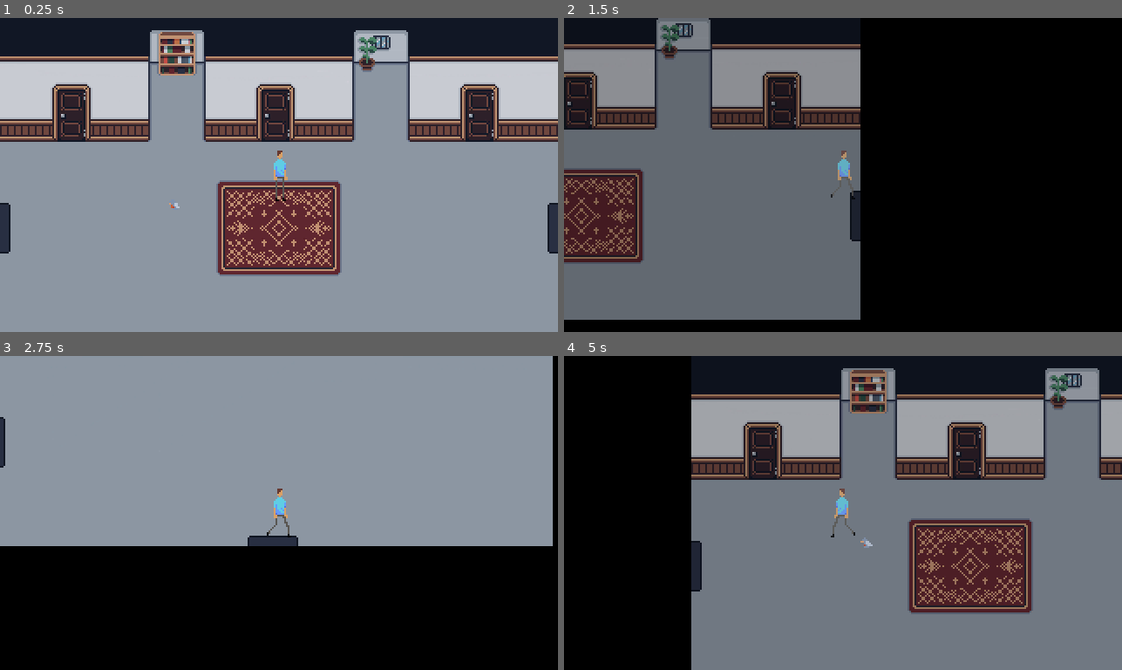
Above: before the commit, frames 1-4 (two rows, left to right).
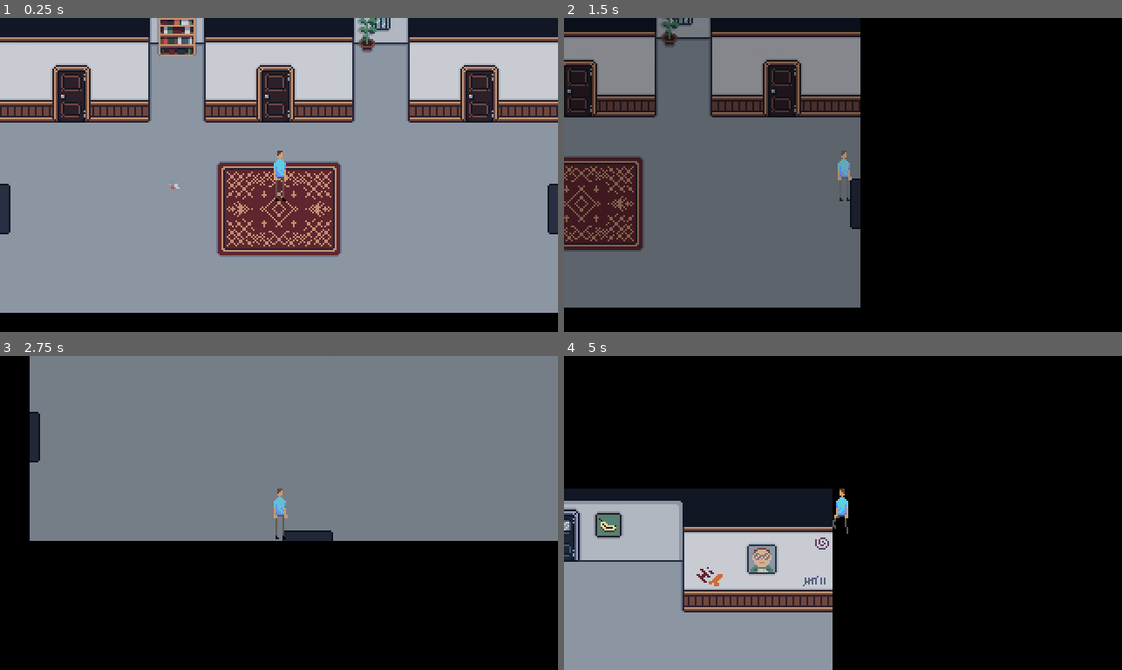
Above: after the commit, the same moments.

Repository: p2lK/Game_Jam
Game: Godot game, scene res://scenes/main.tscn
Two runs of this game, one before a commit and one after it. Both use one fixed random seed, a clock stepped at 60 frames per second and the inputs below.
Inputs:
- Up to frame 1 (0.25 s): no input
- Up to frame 2 (1.5 s): tap Enter at 0.5 s; hold D (right) 0.53-1.28 s; hold S (down) from 1.28 s (still down)
- Up to frame 3 (2.75 s): release S (down) at 2.03 s; hold D (right) from 2.03 s (still down)
- Up to frame 4 (5 s): release D (right) at 2.78 s; hold W (up) 2.78-3.53 s; hold Left (left) from 3.53 s (still down)

The runs differ from the first frame. In frame 1, 32% of the frame differs, in the area x 0-100%, y 0-100%; in frame 2, 12%; in frame 3, 60%; in frame 4, 90%.

Commit message:
idle geändert

Diff:
--- a/Scenes/main.tscn
+++ b/Scenes/main.tscn
@@ -1,11 +1,10 @@
-[gd_scene load_steps=26 format=3 uid="uid://m46lfebhisxf"]
+[gd_scene load_steps=25 format=3 uid="uid://m46lfebhisxf"]
 
 [ext_resource type="Texture2D" uid="uid://cqwi5lj6utbvl" path="res://Sprites/backgrounds/corridor1.png" id="1_8sc0c"]
 [ext_resource type="Script" path="res://scenes/gameplay.gd" id="1_kjmec"]
 [ext_resource type="Script" path="res://scenes/player.gd" id="2_epvge"]
 [ext_resource type="Texture2D" uid="uid://8epa4fkwpnog" path="res://Sprites/backgrounds/corridor2.png" id="2_xkyol"]
 [ext_resource type="Texture2D" uid="uid://4ga8d8olagui" path="res://Sprites/characters/Midas_Lennox_walking.png" id="3_amvyg"]
-[ext_resource type="Texture2D" uid="uid://hg6rttwnmg83" path="res://Sprites/backgrounds/garden.png" id="4_a0tpe"]
 [ext_resource type="PackedScene" uid="uid://db7p8n0ts55xo" path="res://scenes/teleporter.tscn" id="5_nhd1s"]
 [ext_resource type="Texture2D" uid="uid://pltrmj6ulwt" path="res://Sprites/characters/Midas_Lennox.png" id="7_a4vo6"]
 [ext_resource type="PackedScene" uid="uid://1swkh0rxdwxv" path="res://scenes/collectable_item.tscn" id="9_8e650"]
@@ -14,10 +13,6 @@
 [sub_resource type="RectangleShape2D" id="RectangleShape2D_vixo0"]
 size = Vector2(13, 16)
 
-[sub_resource type="AtlasTexture" id="AtlasTexture_wnn4u"]
-atlas = ExtResource("3_amvyg")
-region = Rect2(128, 0, 32, 32)
-
 [sub_resource type="AtlasTexture" id="AtlasTexture_8qmaw"]
 atlas = ExtResource("3_amvyg")
 region = Rect2(0, 0, 32, 32)
@@ -41,9 +36,6 @@
 [sub_resource type="SpriteFrames" id="SpriteFrames_15are"]
 animations = [{
 "frames": [{
-"duration": 1.0,
-"texture": SubResource("AtlasTexture_wnn4u")
-}, {
 "duration": 1.0,
 "texture": ExtResource("7_a4vo6")
 }],
@@ -73,6 +65,7 @@
 }]
 
 [sub_resource type="SegmentShape2D" id="SegmentShape2D_gy7jd"]
+a = Vector2(0, -1)
 b = Vector2(0, 179)
 
 [sub_resource type="RectangleShape2D" id="RectangleShape2D_67d3b"]
@@ -92,6 +85,8 @@
 
 [sub_resource type="RectangleShape2D" id="RectangleShape2D_uhyh1"]
 size = Vector2(148, 35)
+
+[sub_resource type="RectangleShape2D" id="RectangleShape2D_i2wkk"]
 
 [node name="main" type="Node2D"]
 metadata/_edit_horizontal_guides_ = [30.0]
@@ -111,11 +106,6 @@
 scale = Vector2(0.1, 0.1)
 texture = ExtResource("2_xkyol")
 
-[node name="Sprite2D" type="Sprite2D" parent="gameplay/backgrounds"]
-position = Vector2(1073, 4.76837e-07)
-scale = Vector2(0.1, 0.1)
-texture = ExtResource("4_a0tpe")
-
 [node name="player" type="CharacterBody2D" parent="gameplay"]
 script = ExtResource("2_epvge")
 
@@ -129,61 +119,66 @@
 
 [node name="camera" type="Camera2D" parent="gameplay/player"]
 
-[node name="Corridor1" type="StaticBody2D" parent="gameplay"]
-
-[node name="CollisionShape2D" type="CollisionShape2D" parent="gameplay/Corridor1"]
+[node name="Corridor1_collision" type="StaticBody2D" parent="gameplay"]
+
+[node name="CollisionShape2D" type="CollisionShape2D" parent="gameplay/Corridor1_collision"]
 position = Vector2(-159, -89)
 shape = SubResource("SegmentShape2D_gy7jd")
 
-[node name="CollisionShape2D2" type="CollisionShape2D" parent="gameplay/Corridor1"]
+[node name="CollisionShape2D2" type="CollisionShape2D" parent="gameplay/Corridor1_collision"]
 position = Vector2(117.25, -61)
 shape = SubResource("RectangleShape2D_67d3b")
 
-[node name="CollisionShape2D3" type="CollisionShape2D" parent="gameplay/Corridor1"]
+[node name="CollisionShape2D3" type="CollisionShape2D" parent="gameplay/Corridor1_collision"]
 position = Vector2(-117, -60.5)
 shape = SubResource("RectangleShape2D_rr88a")
 
-[node name="CollisionShape2D4" type="CollisionShape2D" parent="gameplay/Corridor1"]
+[node name="CollisionShape2D4" type="CollisionShape2D" parent="gameplay/Corridor1_collision"]
 position = Vector2(0.5, -61)
 shape = SubResource("RectangleShape2D_86awa")
 
-[node name="CollisionShape2D5" type="CollisionShape2D" parent="gameplay/Corridor1"]
-position = Vector2(160, -90)
-shape = SubResource("SegmentShape2D_gy7jd")
-
-[node name="CollisionShape2D6" type="CollisionShape2D" parent="gameplay/Corridor1"]
+[node name="CollisionShape2D5" type="CollisionShape2D" parent="gameplay/Corridor1_collision"]
+position = Vector2(160, -89)
+shape = SubResource("SegmentShape2D_gy7jd")
+
+[node name="CollisionShape2D6" type="CollisionShape2D" parent="gameplay/Corridor1_collision"]
 position = Vector2(-159, 89)
 shape = SubResource("SegmentShape2D_xgnj8")
 
-[node name="CollisionShape2D7" type="CollisionShape2D" parent="gameplay/Corridor1"]
+[node name="CollisionShape2D7" type="CollisionShape2D" parent="gameplay/Corridor1_collision"]
 position = Vector2(-158, -79)
 shape = SubResource("SegmentShape2D_xgnj8")
 
-[node name="corridor2" type="StaticBody2D" parent="gameplay"]
-
-[node name="CollisionShape2D" type="CollisionShape2D" parent="gameplay/corridor2"]
+[node name="corridor2_collision" type="StaticBody2D" parent="gameplay"]
+
+[node name="CollisionShape2D" type="CollisionShape2D" parent="gameplay/corridor2_collision"]
 position = Vector2(410, -62)
 shape = SubResource("RectangleShape2D_eyh7x")
 
-[node name="CollisionShape2D2" type="CollisionShape2D" parent="gameplay/corridor2"]
+[node name="CollisionShape2D2" type="CollisionShape2D" parent="gameplay/corridor2_collision"]
 position = Vector2(644, -62)
 shape = SubResource("RectangleShape2D_eyh7x")
 
-[node name="CollisionShape2D3" type="CollisionShape2D" parent="gameplay/corridor2"]
+[node name="CollisionShape2D3" type="CollisionShape2D" parent="gameplay/corridor2_collision"]
 position = Vector2(527, -73.5)
 shape = SubResource("RectangleShape2D_uhyh1")
 
-[node name="CollisionShape2D6" type="CollisionShape2D" parent="gameplay/corridor2"]
+[node name="CollisionShape2D6" type="CollisionShape2D" parent="gameplay/corridor2_collision"]
 position = Vector2(367, 88)
 shape = SubResource("SegmentShape2D_xgnj8")
 
-[node name="CollisionShape2D5" type="CollisionShape2D" parent="gameplay/corridor2"]
+[node name="CollisionShape2D5" type="CollisionShape2D" parent="gameplay/corridor2_collision"]
 position = Vector2(368, -91)
 shape = SubResource("SegmentShape2D_gy7jd")
 
-[node name="CollisionShape2D7" type="CollisionShape2D" parent="gameplay/corridor2"]
+[node name="CollisionShape2D7" type="CollisionShape2D" parent="gameplay/corridor2_collision"]
 position = Vector2(686, -91)
 shape = SubResource("SegmentShape2D_gy7jd")
+
+[node name="Garden_collision" type="StaticBody2D" parent="gameplay"]
+
+[node name="CollisionShape2D" type="CollisionShape2D" parent="gameplay/Garden_collision"]
+shape = SubResource("RectangleShape2D_i2wkk")
 
 [node name="teleporters" type="Node2D" parent="gameplay"]
 
@@ -198,13 +193,13 @@
 target_position = Vector2(135, 30)
 
 [node name="teleporter3" parent="gameplay/teleporters" instance=ExtResource("5_nhd1s")]
-position = Vector2(916, 11.5)
+position = Vector2(486, 1)
 scale = Vector2(0.1875, 0.40625)
 target_position = Vector2(10, 0)
 
 [node name="teleporter4" parent="gameplay/teleporters" instance=ExtResource("5_nhd1s")]
-position = Vector2(523, -47.75)
-scale = Vector2(1.125, 0.171875)
+position = Vector2(526.75, 85)
+scale = Vector2(0.921875, 0.171875)
 target_position = Vector2(950, 0)
 
 [node name="bird" type="Node2D" parent="."]
--- a/scenes/main.tscn
+++ b/scenes/main.tscn
@@ -1,11 +1,10 @@
-[gd_scene load_steps=26 format=3 uid="uid://m46lfebhisxf"]
+[gd_scene load_steps=25 format=3 uid="uid://m46lfebhisxf"]
 
 [ext_resource type="Texture2D" uid="uid://cqwi5lj6utbvl" path="res://Sprites/backgrounds/corridor1.png" id="1_8sc0c"]
 [ext_resource type="Script" path="res://scenes/gameplay.gd" id="1_kjmec"]
 [ext_resource type="Script" path="res://scenes/player.gd" id="2_epvge"]
 [ext_resource type="Texture2D" uid="uid://8epa4fkwpnog" path="res://Sprites/backgrounds/corridor2.png" id="2_xkyol"]
 [ext_resource type="Texture2D" uid="uid://4ga8d8olagui" path="res://Sprites/characters/Midas_Lennox_walking.png" id="3_amvyg"]
-[ext_resource type="Texture2D" uid="uid://hg6rttwnmg83" path="res://Sprites/backgrounds/garden.png" id="4_a0tpe"]
 [ext_resource type="PackedScene" uid="uid://db7p8n0ts55xo" path="res://scenes/teleporter.tscn" id="5_nhd1s"]
 [ext_resource type="Texture2D" uid="uid://pltrmj6ulwt" path="res://Sprites/characters/Midas_Lennox.png" id="7_a4vo6"]
 [ext_resource type="PackedScene" uid="uid://1swkh0rxdwxv" path="res://scenes/collectable_item.tscn" id="9_8e650"]
@@ -14,10 +13,6 @@
 [sub_resource type="RectangleShape2D" id="RectangleShape2D_vixo0"]
 size = Vector2(13, 16)
 
-[sub_resource type="AtlasTexture" id="AtlasTexture_wnn4u"]
-atlas = ExtResource("3_amvyg")
-region = Rect2(128, 0, 32, 32)
-
 [sub_resource type="AtlasTexture" id="AtlasTexture_8qmaw"]
 atlas = ExtResource("3_amvyg")
 region = Rect2(0, 0, 32, 32)
@@ -41,9 +36,6 @@
 [sub_resource type="SpriteFrames" id="SpriteFrames_15are"]
 animations = [{
 "frames": [{
-"duration": 1.0,
-"texture": SubResource("AtlasTexture_wnn4u")
-}, {
 "duration": 1.0,
 "texture": ExtResource("7_a4vo6")
 }],
@@ -73,6 +65,7 @@
 }]
 
 [sub_resource type="SegmentShape2D" id="SegmentShape2D_gy7jd"]
+a = Vector2(0, -1)
 b = Vector2(0, 179)
 
 [sub_resource type="RectangleShape2D" id="RectangleShape2D_67d3b"]
@@ -92,6 +85,8 @@
 
 [sub_resource type="RectangleShape2D" id="RectangleShape2D_uhyh1"]
 size = Vector2(148, 35)
+
+[sub_resource type="RectangleShape2D" id="RectangleShape2D_i2wkk"]
 
 [node name="main" type="Node2D"]
 metadata/_edit_horizontal_guides_ = [30.0]
@@ -111,11 +106,6 @@
 scale = Vector2(0.1, 0.1)
 texture = ExtResource("2_xkyol")
 
-[node name="Sprite2D" type="Sprite2D" parent="gameplay/backgrounds"]
-position = Vector2(1073, 4.76837e-07)
-scale = Vector2(0.1, 0.1)
-texture = ExtResource("4_a0tpe")
-
 [node name="player" type="CharacterBody2D" parent="gameplay"]
 script = ExtResource("2_epvge")
 
@@ -129,61 +119,66 @@
 
 [node name="camera" type="Camera2D" parent="gameplay/player"]
 
-[node name="Corridor1" type="StaticBody2D" parent="gameplay"]
-
-[node name="CollisionShape2D" type="CollisionShape2D" parent="gameplay/Corridor1"]
+[node name="Corridor1_collision" type="StaticBody2D" parent="gameplay"]
+
+[node name="CollisionShape2D" type="CollisionShape2D" parent="gameplay/Corridor1_collision"]
 position = Vector2(-159, -89)
 shape = SubResource("SegmentShape2D_gy7jd")
 
-[node name="CollisionShape2D2" type="CollisionShape2D" parent="gameplay/Corridor1"]
+[node name="CollisionShape2D2" type="CollisionShape2D" parent="gameplay/Corridor1_collision"]
 position = Vector2(117.25, -61)
 shape = SubResource("RectangleShape2D_67d3b")
 
-[node name="CollisionShape2D3" type="CollisionShape2D" parent="gameplay/Corridor1"]
+[node name="CollisionShape2D3" type="CollisionShape2D" parent="gameplay/Corridor1_collision"]
 position = Vector2(-117, -60.5)
 shape = SubResource("RectangleShape2D_rr88a")
 
-[node name="CollisionShape2D4" type="CollisionShape2D" parent="gameplay/Corridor1"]
+[node name="CollisionShape2D4" type="CollisionShape2D" parent="gameplay/Corridor1_collision"]
 position = Vector2(0.5, -61)
 shape = SubResource("RectangleShape2D_86awa")
 
-[node name="CollisionShape2D5" type="CollisionShape2D" parent="gameplay/Corridor1"]
-position = Vector2(160, -90)
-shape = SubResource("SegmentShape2D_gy7jd")
-
-[node name="CollisionShape2D6" type="CollisionShape2D" parent="gameplay/Corridor1"]
+[node name="CollisionShape2D5" type="CollisionShape2D" parent="gameplay/Corridor1_collision"]
+position = Vector2(160, -89)
+shape = SubResource("SegmentShape2D_gy7jd")
+
+[node name="CollisionShape2D6" type="CollisionShape2D" parent="gameplay/Corridor1_collision"]
 position = Vector2(-159, 89)
 shape = SubResource("SegmentShape2D_xgnj8")
 
-[node name="CollisionShape2D7" type="CollisionShape2D" parent="gameplay/Corridor1"]
+[node name="CollisionShape2D7" type="CollisionShape2D" parent="gameplay/Corridor1_collision"]
 position = Vector2(-158, -79)
 shape = SubResource("SegmentShape2D_xgnj8")
 
-[node name="corridor2" type="StaticBody2D" parent="gameplay"]
-
-[node name="CollisionShape2D" type="CollisionShape2D" parent="gameplay/corridor2"]
+[node name="corridor2_collision" type="StaticBody2D" parent="gameplay"]
+
+[node name="CollisionShape2D" type="CollisionShape2D" parent="gameplay/corridor2_collision"]
 position = Vector2(410, -62)
 shape = SubResource("RectangleShape2D_eyh7x")
 
-[node name="CollisionShape2D2" type="CollisionShape2D" parent="gameplay/corridor2"]
+[node name="CollisionShape2D2" type="CollisionShape2D" parent="gameplay/corridor2_collision"]
 position = Vector2(644, -62)
 shape = SubResource("RectangleShape2D_eyh7x")
 
-[node name="CollisionShape2D3" type="CollisionShape2D" parent="gameplay/corridor2"]
+[node name="CollisionShape2D3" type="CollisionShape2D" parent="gameplay/corridor2_collision"]
 position = Vector2(527, -73.5)
 shape = SubResource("RectangleShape2D_uhyh1")
 
-[node name="CollisionShape2D6" type="CollisionShape2D" parent="gameplay/corridor2"]
+[node name="CollisionShape2D6" type="CollisionShape2D" parent="gameplay/corridor2_collision"]
 position = Vector2(367, 88)
 shape = SubResource("SegmentShape2D_xgnj8")
 
-[node name="CollisionShape2D5" type="CollisionShape2D" parent="gameplay/corridor2"]
+[node name="CollisionShape2D5" type="CollisionShape2D" parent="gameplay/corridor2_collision"]
 position = Vector2(368, -91)
 shape = SubResource("SegmentShape2D_gy7jd")
 
-[node name="CollisionShape2D7" type="CollisionShape2D" parent="gameplay/corridor2"]
+[node name="CollisionShape2D7" type="CollisionShape2D" parent="gameplay/corridor2_collision"]
 position = Vector2(686, -91)
 shape = SubResource("SegmentShape2D_gy7jd")
+
+[node name="Garden_collision" type="StaticBody2D" parent="gameplay"]
+
+[node name="CollisionShape2D" type="CollisionShape2D" parent="gameplay/Garden_collision"]
+shape = SubResource("RectangleShape2D_i2wkk")
 
 [node name="teleporters" type="Node2D" parent="gameplay"]
 
@@ -198,13 +193,13 @@
 target_position = Vector2(135, 30)
 
 [node name="teleporter3" parent="gameplay/teleporters" instance=ExtResource("5_nhd1s")]
-position = Vector2(916, 11.5)
+position = Vector2(486, 1)
 scale = Vector2(0.1875, 0.40625)
 target_position = Vector2(10, 0)
 
 [node name="teleporter4" parent="gameplay/teleporters" instance=ExtResource("5_nhd1s")]
-position = Vector2(523, -47.75)
-scale = Vector2(1.125, 0.171875)
+position = Vector2(526.75, 85)
+scale = Vector2(0.921875, 0.171875)
 target_position = Vector2(950, 0)
 
 [node name="bird" type="Node2D" parent="."]
